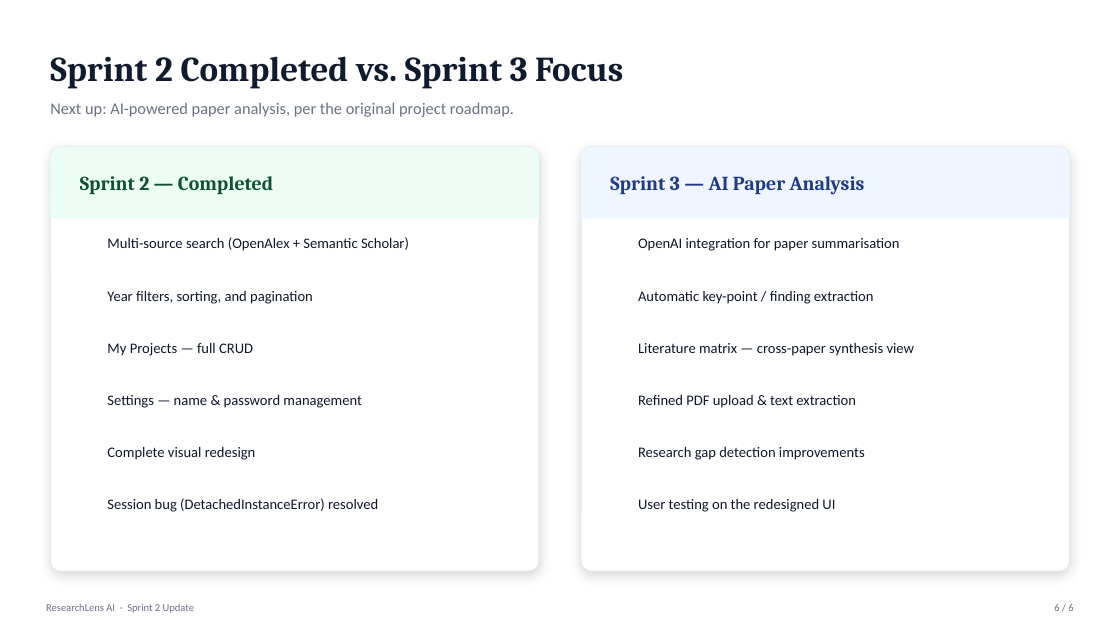
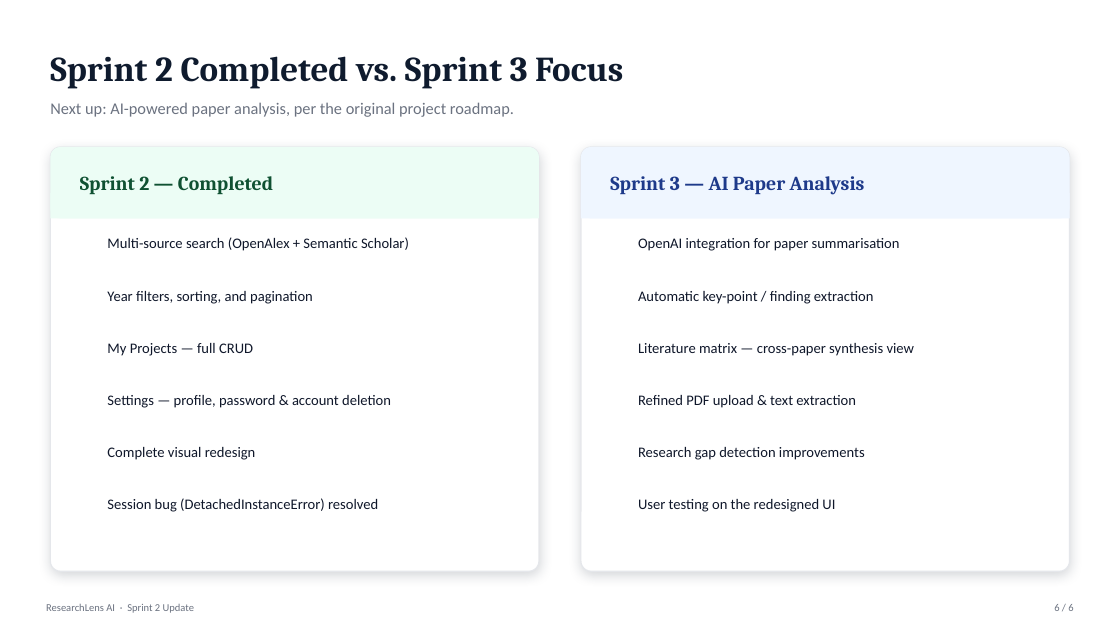
Before and after one commit to EmmanuelOrunta/researchlens-ai, a slide deck: slide 6 of presentations/ResearchLens_AI_Sprint2_Update.pptx. Drawn at 1120x630 pixels with LibreOffice and Linux fonts; fonts in the diff are those of the drawing; background and template pictures are left out. Boxes give left, top, right and bottom in pixels: in the first picture for what was removed or moved away, otherwise in the second. Text is boxed around its words. In the diff, an @@ line names an element or a change of style, - is before the commit and + after.

```diff
--- a/presentations/ResearchLens_AI_Sprint2_Update.pptx
+++ b/presentations/ResearchLens_AI_Sprint2_Update.pptx
@@ text at [107,395,391,408]: text changed @@
-Settings — name & password management
+Settings — profile, password & account deletion
```
Also in this commit, not shown: 3 other slides changed.
